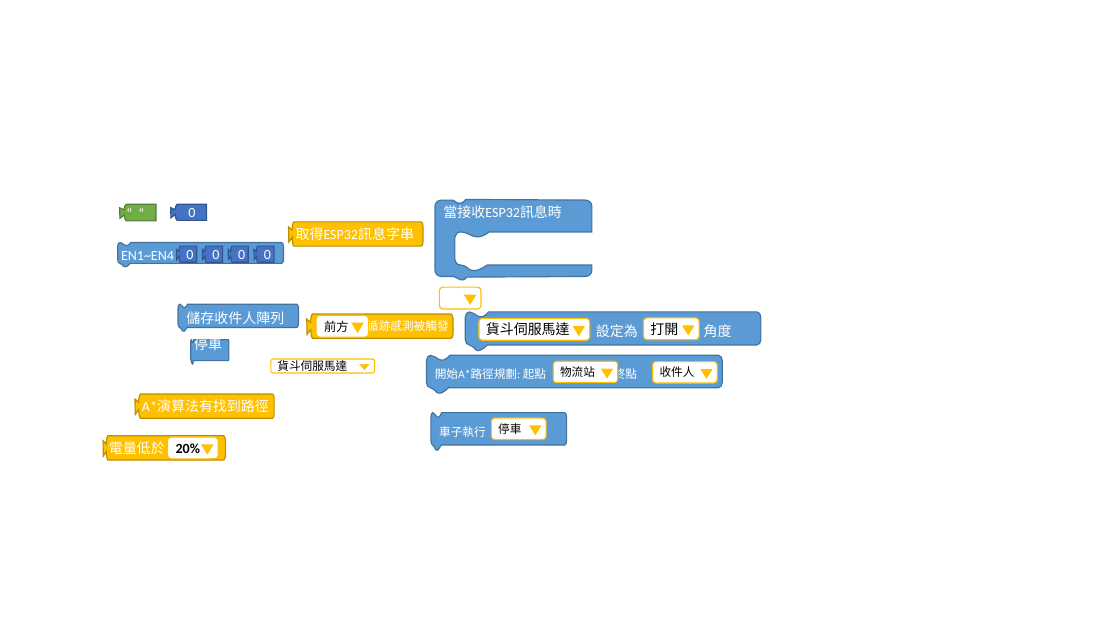
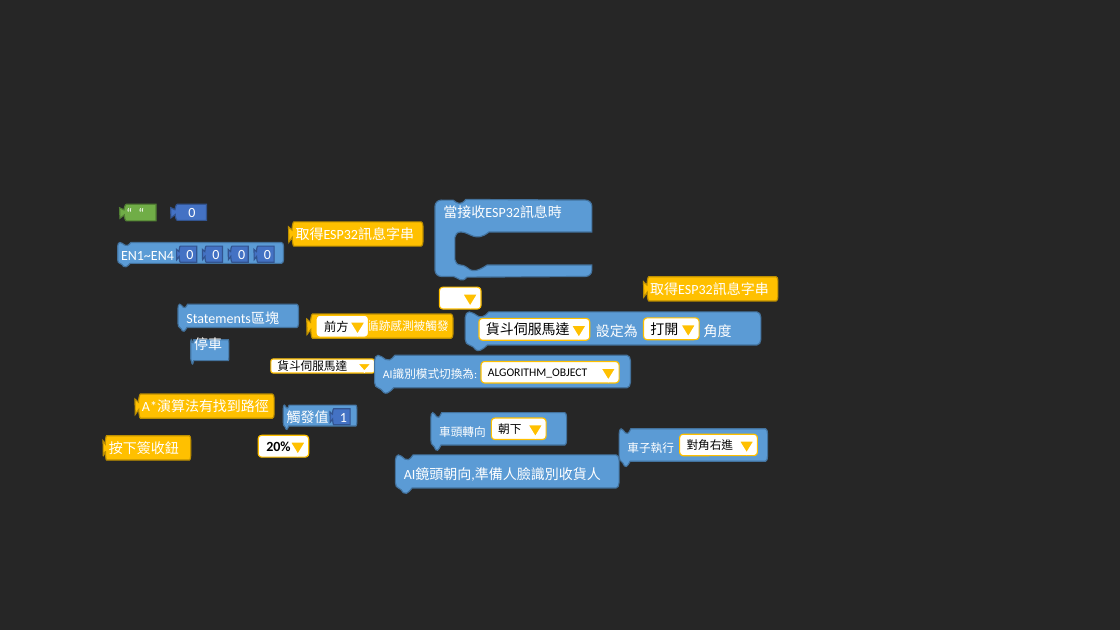
Before and after one commit to kingofamani/Arduino, a slide deck: slide 2 of tools/myCustomBlockly/iMi/block.pptx. Drawn at 1120x630 pixels with LibreOffice and Linux fonts; fonts in the diff are those of the drawing. Boxes give left, top, right and bottom in pixels: in the first picture for what was removed or moved away, otherwise in the second. Text is boxed around its words. In the diff, an @@ line names an element or a change of style, - is before the commit and + after.

```diff
--- a/tools/myCustomBlockly/iMi/block.pptx
+++ b/tools/myCustomBlockly/iMi/block.pptx
@@ background #FFFFFF to #262626 @@
@@ freeform shape added at [644, 277, 778, 302], fill #FFC000, outline #BD8E00 1 pt, 12 pt, text #FFFFFF @@
+取得ESP32訊息字串
@@ text in freeform shape at [186, 311, 279, 324]: text changed @@
-儲存收件人陣列
+Statements區塊
@@ freeform shape "AI識別模式切換為:": place and size @@
-freeform shape "AI識別模式切換為:" at [427, 355, 723, 393]
+freeform shape "AI識別模式切換為:" at [375, 355, 631, 393]
@@ text in freeform shape at [383, 369, 477, 379]: text changed @@
-開始A*路徑規劃: 起點 終點
+AI識別模式切換為:
@@ rounded rectangle "ALGORITHM_OBJECT": place and size @@
-rounded rectangle "ALGORITHM_OBJECT" at [653, 362, 718, 384]
+rounded rectangle "ALGORITHM_OBJECT" at [481, 361, 619, 383]
@@ text in rounded rectangle at [488, 368, 587, 378]: text changed @@
-收件人
+ALGORITHM_OBJECT
@@ rounded rectangle removed at [554, 361, 618, 383] @@
-物流站
@@ triangle: place and size @@
-triangle at [699, 368, 715, 381]
+triangle at [601, 368, 617, 381]
@@ freeform shape added at [283, 405, 357, 429], fill #5B9BD5, outline #43739E 1 pt, 12 pt, text #FFFFFF @@
+觸發值
@@ freeform shape added at [330, 409, 350, 425], fill #4472C4, outline #325491 1 pt, 12 pt, text #FFFFFF @@
+1
@@ freeform shape "按下簽收鈕": place and size @@
-freeform shape "按下簽收鈕" at [103, 436, 226, 460]
+freeform shape "按下簽收鈕" at [103, 436, 191, 460]
@@ text in freeform shape at [109, 441, 179, 454]: text changed @@
-電量低於
+按下簽收鈕
@@ rounded rectangle "20%": place and size @@
-rounded rectangle "20%" at [168, 437, 218, 459]
+rounded rectangle "20%" at [258, 435, 308, 457]
@@ triangle: place and size @@
-triangle at [199, 444, 215, 457]
+triangle at [290, 442, 306, 455]
@@ text in freeform shape at [439, 426, 486, 437]: text changed @@
-車子執行
+車頭轉向
@@ text in rounded rectangle at [498, 423, 521, 434]: text changed @@
-停車
+朝下
@@ freeform shape added at [619, 429, 768, 466], fill #5B9BD5, outline #43739E 1 pt, 10 pt, text #FFFFFF @@
+車子執行
@@ rounded rectangle added at [680, 434, 758, 455], fill #FFFFFF, outline #FFC000 1 pt, 10 pt, text #000000 @@
+對角右進
@@ triangle: place and size @@
-triangle at [599, 368, 615, 381]
+triangle at [739, 441, 755, 454]
@@ freeform shape added at [396, 455, 619, 494], fill #5B9BD5, outline #43739E 1 pt, 12 pt, text #FFFFFF @@
+AI鏡頭朝向,準備人臉識別收貨人
```
Also in this commit, not shown: 1 slide added, 1 other file.
